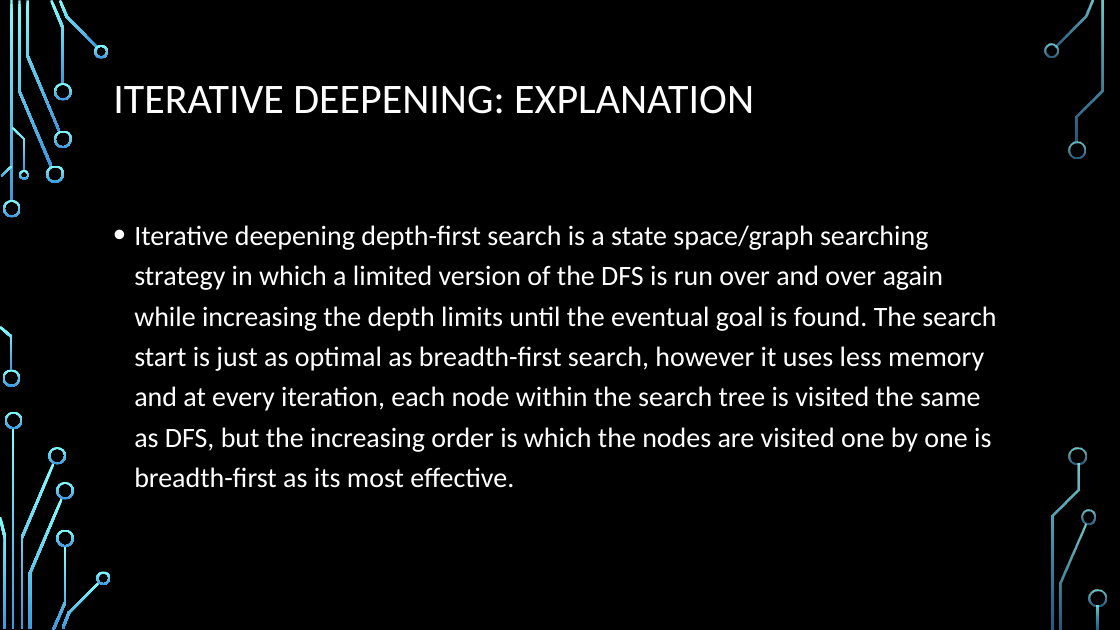
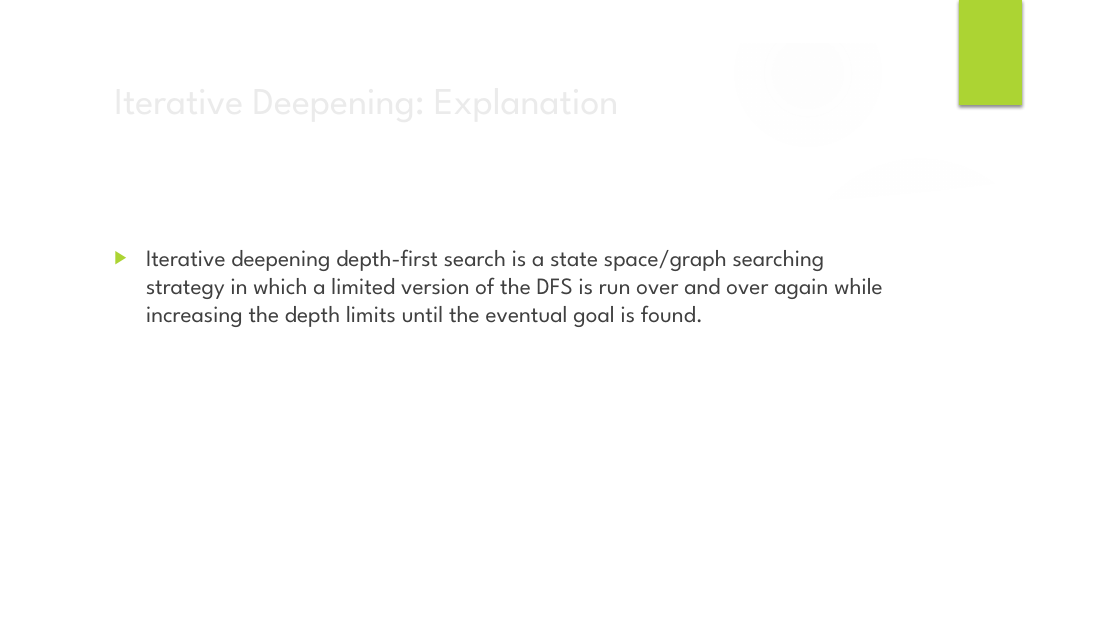
Before and after one commit to x-mizu/CM-and-AI-Coursework-2, a slide deck: slide 3 of Presentation/Presenattion -ID.pptx. Drawn at 1120x630 pixels with LibreOffice and Linux fonts; fonts in the diff are those of the drawing; background and template pictures are left out. Boxes give left, top, right and bottom in pixels: in the first picture for what was removed or moved away, otherwise in the second. Text is boxed around its words. In the diff, an @@ line names an element or a change of style, - is before the commit and + after.

```diff
--- a/Presentation/Presenattion -ID.pptx
+++ b/Presentation/Presenattion -ID.pptx
@@ group added at (0, 0, 1120, 630): 5 ellipses, 3 freeform shapes @@
@@ rectangle added at (959, 0, 1022, 105), fill #ACD433 @@
@@ title at (113, 85, 754, 114): text changed; size 36 to 32.4 pt; font Calibri to League Spartan; text colour #FFFFFF to #EBEBEB @@
-ITERATIVE DEEPENING: EXPLANATION
+Iterative Deepening: Explanation
@@ text at (146, 249, 883, 327): text changed; size 24 to 20 pt; font Calibri to League Spartan; text colour #FFFFFF to #404040 @@
-• Iterative deepening depth-first search is a state space/graph searching strategy in which a limited version of the DFS is run over and over again while increasing the depth limits until the eventual goal is found. The search start is just as optimal as breadth-first search, however it uses less memory and at every iteration, each node within the search tree is visited the same as DFS, but the increasing order is which the nodes are visited one by one is breadth-first as its most effective.
+▶ Iterative deepening depth-first search is a state space/graph searching strategy in which a limited version of the DFS is run over and over again while increasing the depth limits until the eventual goal is found.
@@ group removed at (0, 0, 1107, 630): 33 freeform shapes, 3 rectangles @@
```
Also in this commit, not shown: 9 other slides changed, 1 slide added, 1 slide removed.
